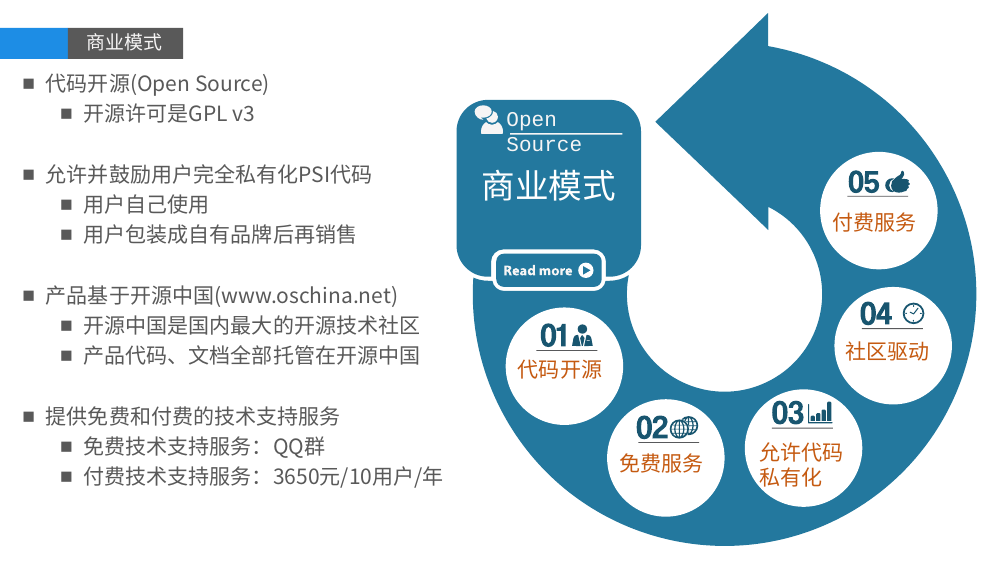
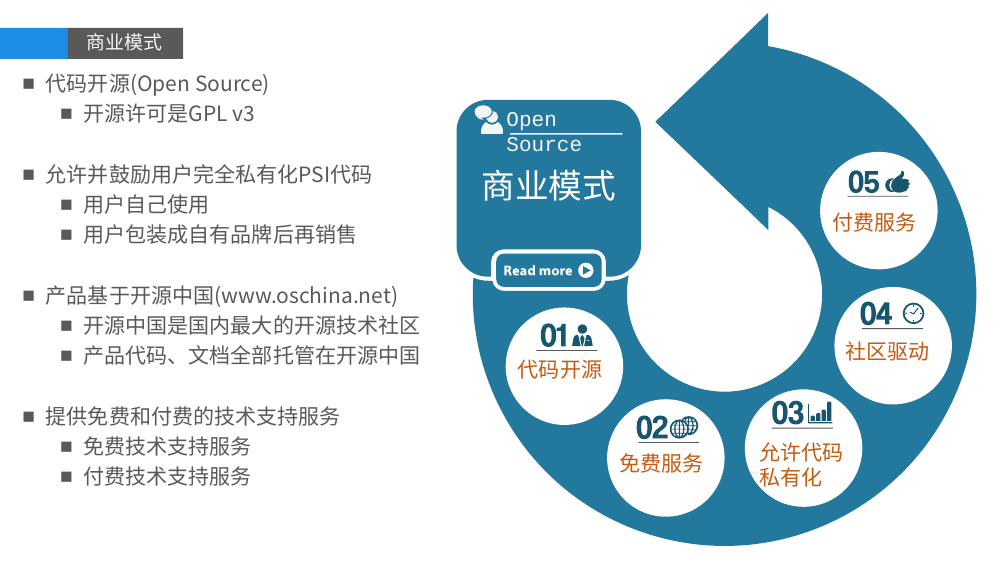
Before and after one commit to dongxf/PSI, a slide deck: slide 4 of doc/01 概要设计/PSI.pptx. Drawn at 1008x567 pixels with LibreOffice and Linux fonts; fonts in the diff are those of the drawing; background and template pictures are left out. Boxes give left, top, right and bottom in pixels: in the first picture for what was removed or moved away, otherwise in the second. Text is boxed around its words. In the diff, an @@ line names an element or a change of style, - is before the commit and + after.

```diff
--- a/doc/01 概要设计/PSI.pptx
+++ b/doc/01 概要设计/PSI.pptx
@@ text at <box>84,436,252,486</box>: text changed @@
-  ■ 免费技术支持服务：QQ群
-  ■ 付费技术支持服务：3650元/10用户/年
+  ■ 免费技术支持服务
+  ■ 付费技术支持服务
```
Also in this commit, not shown: 1 other file.
